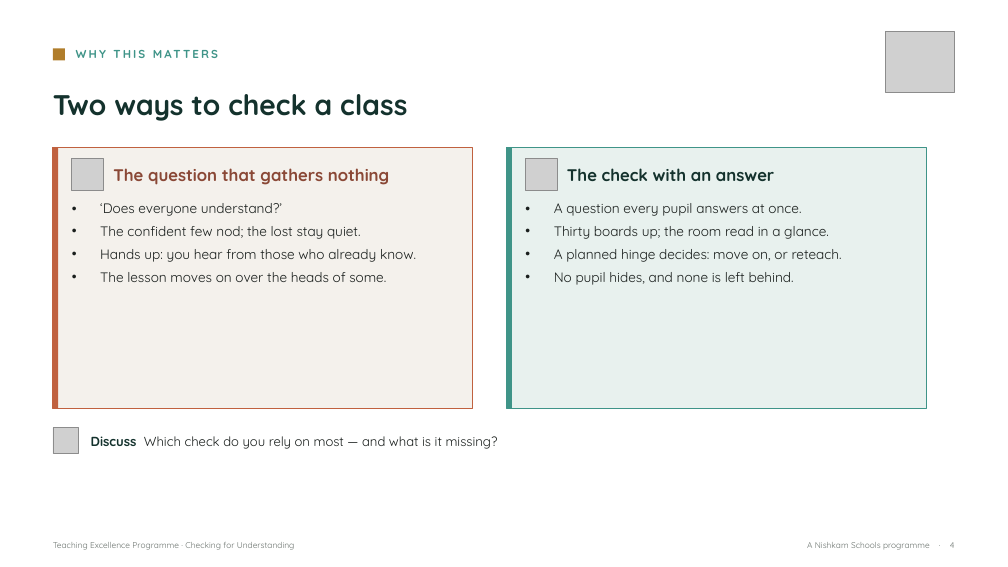
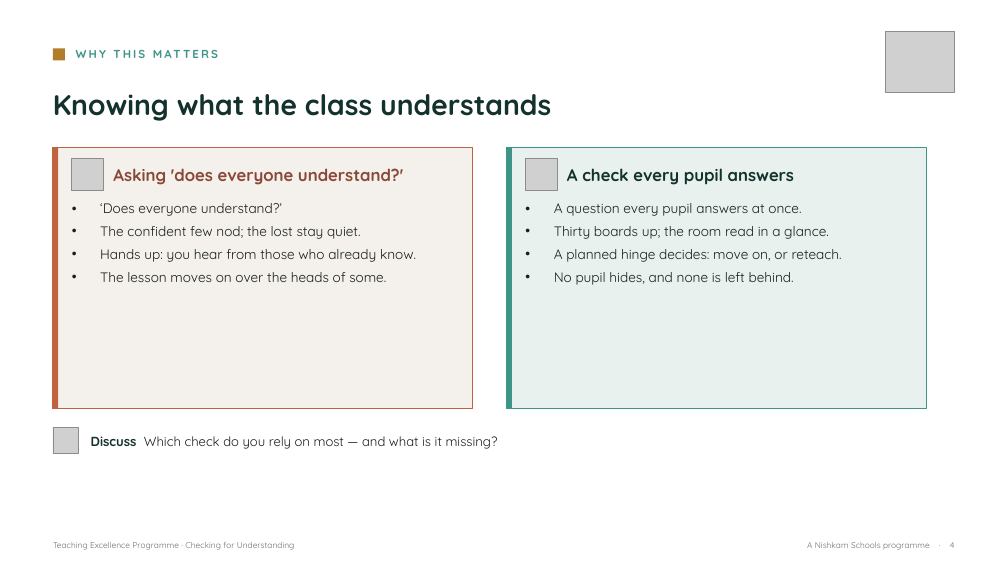
Before and after one commit to NSWLTandL/teachinglearninghub, a slide deck: slide 4 of Pillar4-Checking-for-Understanding-facilitator-deck.pptx. Drawn at 1008x567 pixels with LibreOffice and Linux fonts; fonts in the diff are those of the drawing; grey boxes stand for pictures. Boxes give left, top, right and bottom in pixels: in the first picture for what was removed or moved away, otherwise in the second. Text is boxed around its words. In the diff, an @@ line names an element or a change of style, - is before the commit and + after.

```diff
--- a/Pillar4-Checking-for-Understanding-facilitator-deck.pptx
+++ b/Pillar4-Checking-for-Understanding-facilitator-deck.pptx
@@ text at bbox=[53, 94, 551, 121]: text changed @@
-Two ways to check a class
+Knowing what the class understands
@@ text at bbox=[113, 168, 403, 185]: text changed @@
-The question that gathers nothing
+Asking 'does everyone understand?'
@@ text at bbox=[567, 168, 794, 185]: text changed @@
-The check with an answer
+A check every pupil answers
```
Also in this commit, not shown: 5 other slides changed, 13 other files.
